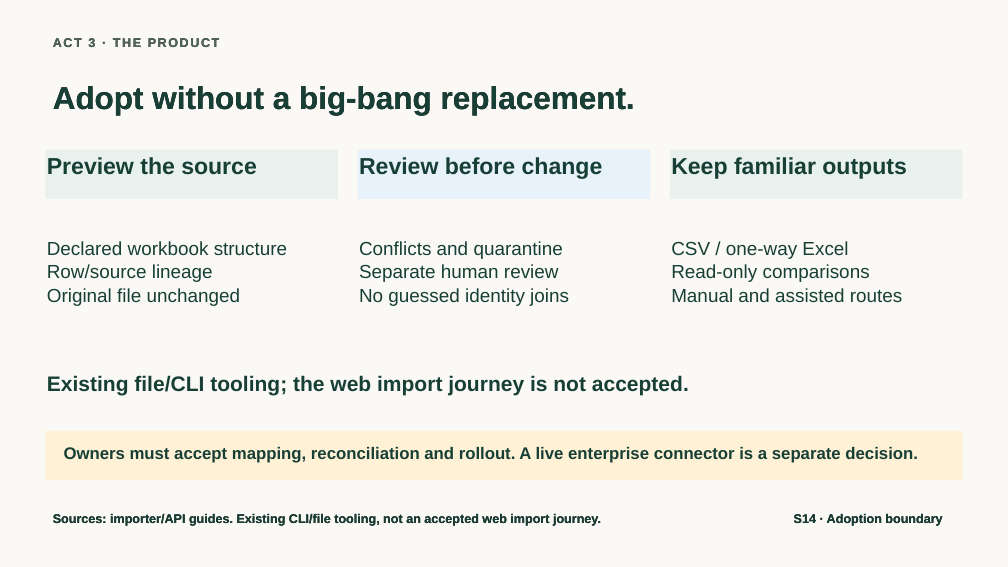
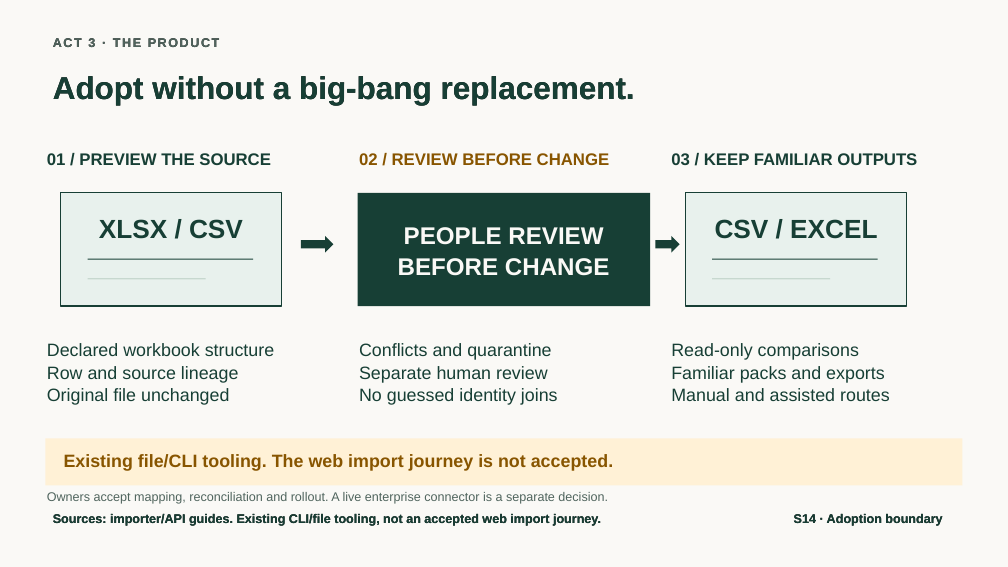
Before and after one commit to jmservera/ama, a slide deck: slide 15 of docs/capstone/deck/zava-forward-cowork-v2-draft.pptx. Drawn at 1008x567 pixels with LibreOffice and Linux fonts; fonts in the diff are those of the drawing. Boxes give left, top, right and bottom in pixels: in the first picture for what was removed or moved away, otherwise in the second. Text is boxed around its words. In the diff, an @@ line names an element or a change of style, - is before the commit and + after.

```diff
--- a/docs/capstone/deck/zava-forward-cowork-v2-draft.pptx
+++ b/docs/capstone/deck/zava-forward-cowork-v2-draft.pptx
@@ text "Adopt without a big-bang replacement." moved from (x1=53, y1=86, x2=635, y2=115) to (x1=53, y1=76, x2=635, y2=105) @@
@@ text "01 / PREVIEW THE SOURCE" at (x1=47, y1=153, x2=271, y2=165): fill #E8F1ED to none @@
@@ text "01 / PREVIEW THE SOURCE" moved from (x1=45, y1=150, x2=338, y2=199) to (x1=47, y1=153, x2=271, y2=165) @@
@@ text "02 / REVIEW BEFORE CHANGE" moved from (x1=358, y1=150, x2=650, y2=199) to (x1=359, y1=153, x2=610, y2=165) @@
@@ text "02 / REVIEW BEFORE CHANGE" at (x1=359, y1=153, x2=610, y2=165): fill #E8F2FB to none @@
@@ text "03 / KEEP FAMILIAR OUTPUTS" moved from (x1=670, y1=150, x2=963, y2=199) to (x1=671, y1=153, x2=917, y2=165) @@
@@ text "03 / KEEP FAMILIAR OUTPUTS" at (x1=671, y1=153, x2=917, y2=165): fill #E8F1ED to none @@
@@ text at (x1=47, y1=153, x2=271, y2=165): text changed; size 22 to 16 pt @@
-Preview the source
+01 / PREVIEW THE SOURCE
@@ text at (x1=359, y1=153, x2=610, y2=165): text changed; size 22 to 16 pt; text colour #173F35 to #885500 @@
-Review before change
+02 / REVIEW BEFORE CHANGE
@@ text at (x1=671, y1=153, x2=917, y2=165): text changed; size 22 to 16 pt @@
-Keep familiar outputs
+03 / KEEP FAMILIAR OUTPUTS
@@ rectangle added at (x1=60, y1=193, x2=281, y2=306), fill #E8F1ED, outline #173F35 1.25 pt @@
@@ rectangle added at (x1=358, y1=193, x2=650, y2=306), fill #173F35, 23 pt, text #FAF9F6, bold @@
+PEOPLE REVIEW
+BEFORE CHANGE
@@ rectangle added at (x1=686, y1=193, x2=907, y2=306), fill #E8F1ED, outline #173F35 1.25 pt @@
@@ text added at (x1=99, y1=219, x2=243, y2=239), 25 pt, text #173F35, bold @@
+XLSX / CSV
@@ right arrow added at (x1=301, y1=236, x2=333, y2=253), fill #173F35 @@
@@ right arrow added at (x1=656, y1=236, x2=680, y2=253), fill #173F35 @@
@@ text added at (x1=715, y1=219, x2=877, y2=239), 25 pt, text #173F35, bold @@
+CSV / EXCEL
@@ rectangle added at (x1=88, y1=259, x2=253, y2=259), fill #173F35 @@
@@ text at (x1=671, y1=241, x2=848, y2=259): paragraph removed @@
-CSV / one-way Excel
@@ rectangle added at (x1=712, y1=259, x2=878, y2=259), fill #173F35 @@
@@ rectangle added at (x1=88, y1=278, x2=206, y2=279), fill #C7D8CF @@
@@ rectangle added at (x1=712, y1=278, x2=830, y2=279), fill #C7D8CF @@
@@ text "Declared workbook structure" moved from (x1=47, y1=241, x2=287, y2=306) to (x1=47, y1=343, x2=274, y2=405) @@
@@ text at (x1=47, y1=343, x2=274, y2=405): size 18 to 17 pt in "Declared workbook structure", "Original file unchanged" @@
@@ text "Conflicts and quarantine" moved from (x1=359, y1=241, x2=569, y2=306) to (x1=359, y1=343, x2=558, y2=405) @@
@@ text "Conflicts and quarantine" at (x1=359, y1=343, x2=558, y2=405): size 18 to 17 pt @@
@@ text "Read-only comparisons" moved from (x1=671, y1=241, x2=903, y2=302) to (x1=671, y1=343, x2=890, y2=401) @@
@@ text at (x1=671, y1=343, x2=890, y2=401): size 18 to 17 pt in "Read-only comparisons", "Manual and assisted routes" @@
@@ text at (x1=47, y1=366, x2=239, y2=383): text changed; size 18 to 17 pt @@
-Row/source lineage
+Row and source lineage
@@ text at (x1=671, y1=366, x2=885, y2=383): paragraph added @@
+Familiar packs and exports
@@ rectangle moved from (x1=45, y1=431, x2=963, y2=480) to (x1=45, y1=439, x2=963, y2=485) @@
@@ text at (x1=64, y1=454, x2=613, y2=471): text changed; size 20 to 17 pt; text colour #173F35 to #885500 @@
-Existing file/CLI tooling; the web import journey is not accepted.
+Existing file/CLI tooling. The web import journey is not accepted.
@@ text at (x1=47, y1=492, x2=608, y2=504): text changed; size 16 to 12 pt; text colour #173F35 to #50655E; bold off @@
-Owners must accept mapping, reconciliation and rollout. A live enterprise connector is a separate decision.
+Owners accept mapping, reconciliation and rollout. A live enterprise connector is a separate decision.
```
Also in this commit, not shown: 12 other slides changed, 21 other files.
